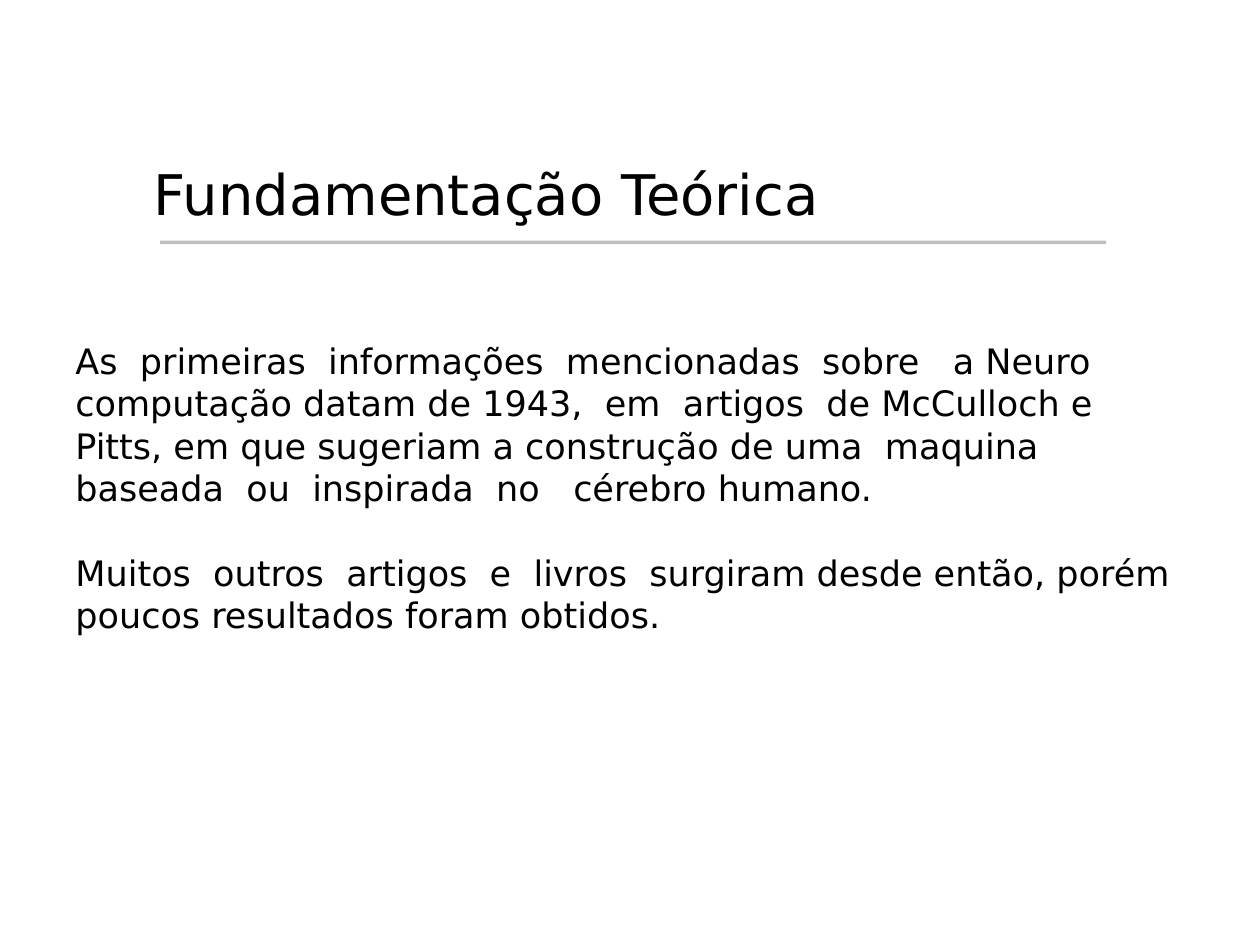
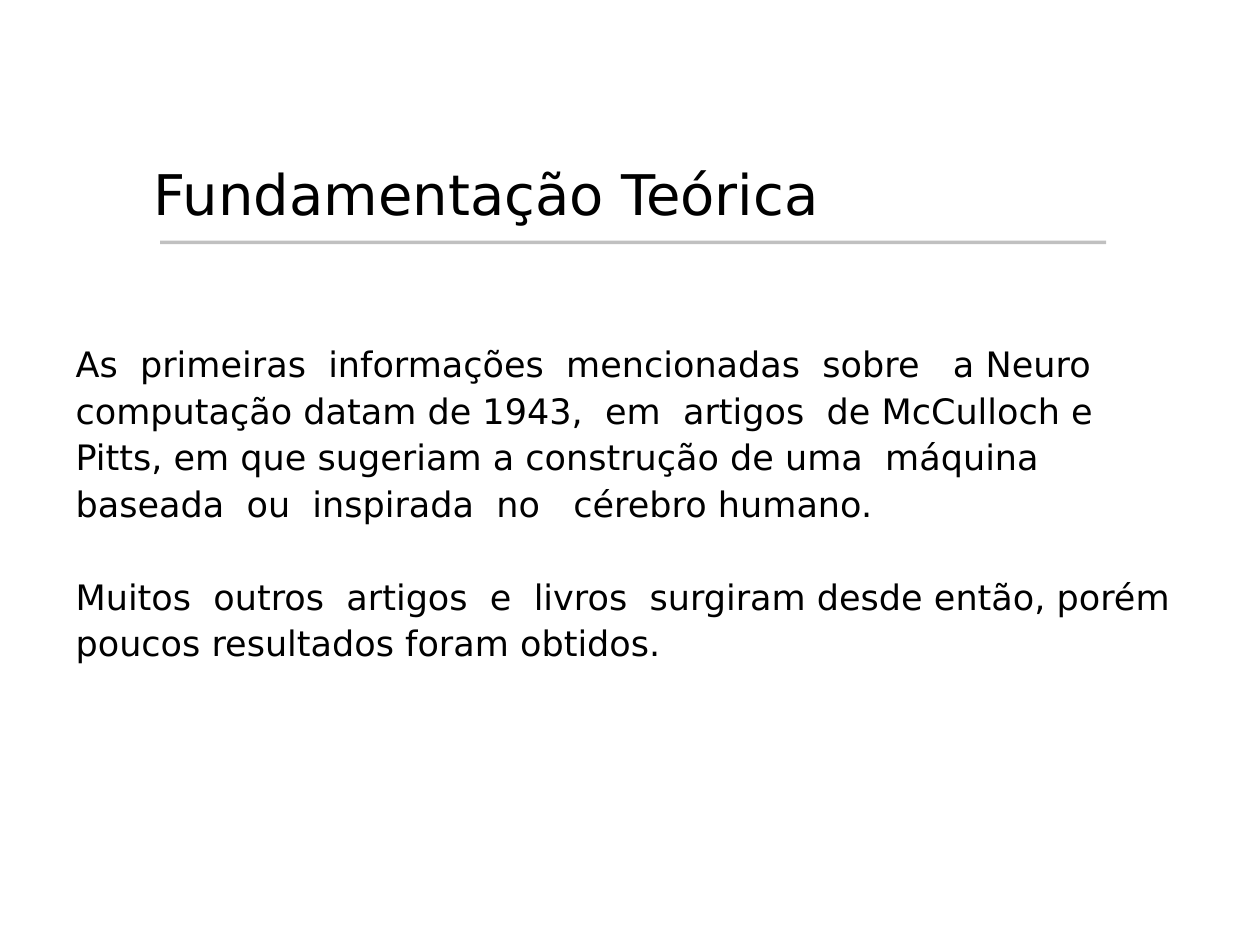
Before and after one commit to rcabral/creditanalyst, a slide deck: slide 5 of Apresentacao_Hermes/Apresentacao_Hermes.ppt. Drawn at 1260x945 pixels with LibreOffice and Linux fonts; fonts in the diff are those of the drawing; background and template pictures are left out. Boxes give left, top, right and bottom in pixels: in the first picture for what was removed or moved away, otherwise in the second. Text is boxed around its words. In the diff, an @@ line names an element or a change of style, - is before the commit and + after.

```diff
--- a/Apresentacao_Hermes/Apresentacao_Hermes.ppt
+++ b/Apresentacao_Hermes/Apresentacao_Hermes.ppt
@@ text at bbox=[76, 349, 1170, 664]: line spacing 0.8 to 0.9 @@
@@ text at bbox=[76, 442, 1038, 478]: text changed @@
-Pitts, em que sugeriam a construção de uma maquina
+Pitts, em que sugeriam a construção de uma máquina
```
Also in this commit, not shown: 11 other slides changed, 2 slides added, 2 slides removed.
